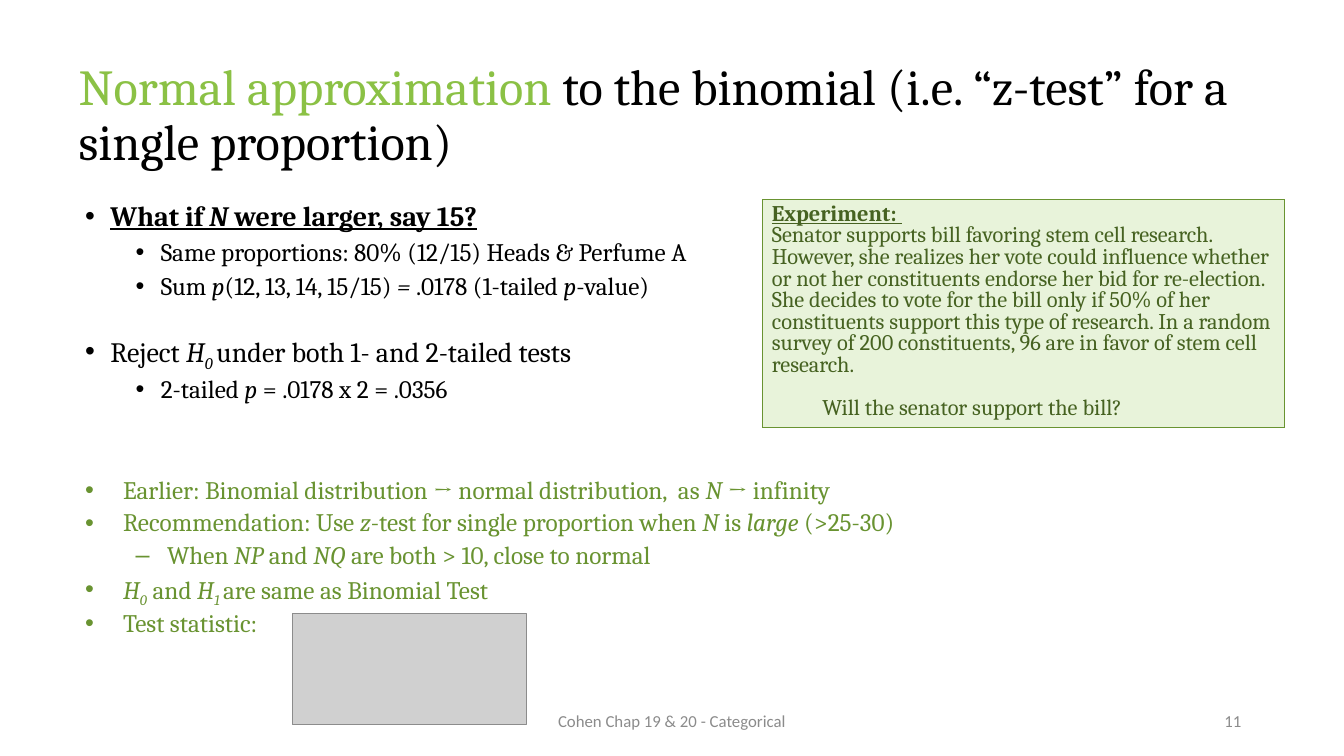
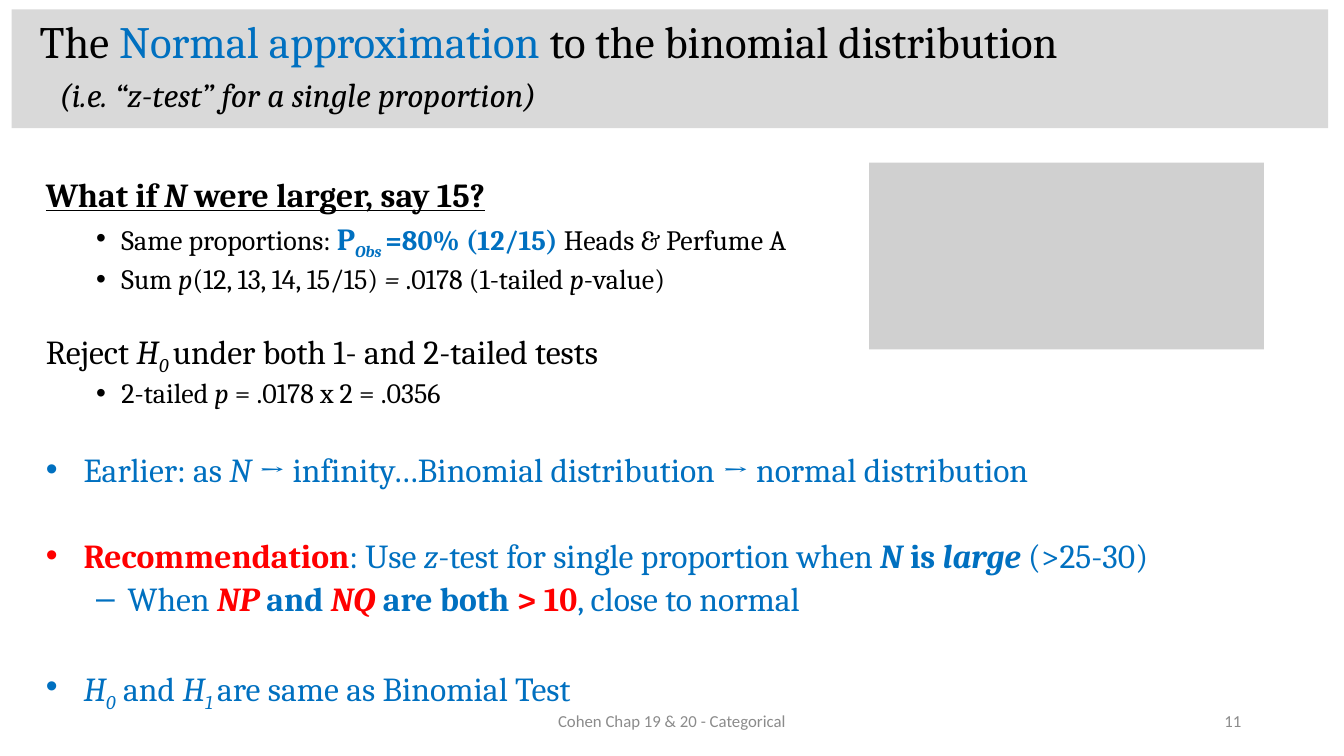
Before and after one commit to CEHS-research/PSY-6600_public, a slide deck: slide 11 of slides/Ch19-20_categorical.pptx. Drawn at 1344x756 pixels with LibreOffice and Linux fonts; fonts in the diff are those of the drawing; grey boxes stand for pictures. Boxes give left, top, right and bottom in pixels: in the first picture for what was removed or moved away, otherwise in the second. Text is boxed around its words. In the diff, an @@ line names an element or a change of style, - is before the commit and + after.

```diff
--- a/slides/Ch19-20_categorical.pptx
+++ b/slides/Ch19-20_categorical.pptx
@@ rectangle added at box(11, 9, 1328, 128), fill #D9D9D9 @@
@@ title at box(40, 27, 1057, 115): text changed; size 36 to 32 pt @@
-Normal approximation to the binomial (i.e. “z-test” for a single proportion)
+The Normal approximation to the binomial distribution
+(i.e. “z-test” for a single proportion)
@@ text "What if N were larger, ...": place and size @@
-text "What if N were larger, ..." at box(110, 206, 686, 404)
+text "What if N were larger, ..." at box(46, 183, 786, 409)
@@ picture added at box(869, 162, 1264, 349) @@
@@ text at box(46, 183, 665, 409): size 20 to 24 pt in "What if N were larger, say 15?", "Reject H0 under both 1- and 2-tailed ..."; size 18 to 20 pt in "Sum p(12, 13, 14, 15/15) = .0178 ...", "2-tailed p = .0178 x 2 = ..."; bullet • to none @@
@@ rectangle removed at box(762, 200, 1285, 427) @@
-Experiment:
-Senator supports bill favoring stem cell research. However, she realizes her vote could influence whether or not her constituents endorse her bid for re-election. She decides to vote for the bill only if 50% of her constituents support this type of research. In a random survey of 200 constituents, 96 are in favor of stem cell research.
-  Will the senator support the bill?
@@ text at box(121, 229, 786, 256): text changed; size 18 to 20 pt @@
-  • Same proportions: 80% (12/15) Heads & Perfume A
+  • Same proportions: PObs =80% (12/15) Heads & Perfume A
@@ text "Earlier: as N → infinity…Binomial ...": place and size @@
-text "Earlier: as N → infinity…Binomial ..." at box(123, 481, 894, 633)
+text "Earlier: as N → infinity…Binomial ..." at box(84, 458, 1148, 702)
@@ text at box(84, 458, 1028, 490): text changed; size 18 to 24 pt; text colour #699331 to #0070C0 @@
-• Earlier: Binomial distribution → normal distribution, as N → infinity
+• Earlier: as N → infinity…Binomial distribution → normal distribution
@@ text at box(84, 544, 1148, 702): size 18 to 24 pt in "Recommendation: Use z-test for single proportion when ...", "When NP and NQ are both > ...", "H0 and H1 are same as Binomial ..."; text colour #699331 to #FF0000 in "Recommendation:", "NP NQ > 10,"; text colour #699331 to #0070C0 in "Recommendation: Use z-test for single proportion when ...", "When and are both 10, close to ...", "H0 and H1 are same as Binomial ..."; bold on in "Recommendation: N is large", "NP and NQ are both > 10,"; more space between paragraphs @@
@@ text at box(123, 615, 257, 633): paragraph removed @@
-• Test statistic:
@@ picture removed at box(292, 613, 526, 725) @@
```
Also in this commit, not shown: 22 other slides changed, 9 slides added, 2 slides removed, 1 other file.
